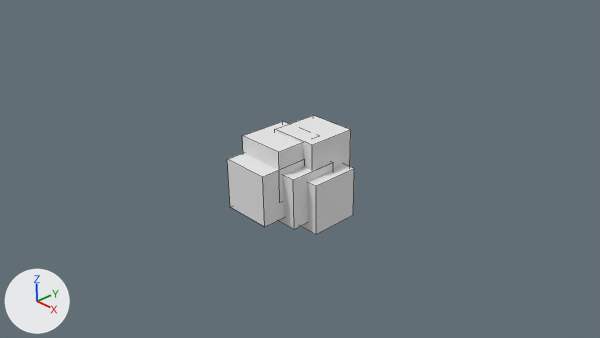
Two versions of the Blender file Assets/NeilsStuff/models/crystal.blend, one commit apart.
Both versions are drawn from the file's camera 'Camera'. Lighting does not change. The marker at lower left points along +X, +Y and +Z. Mesh edges are drawn as thin lines.

The older version as bpy lines, for what is in view:
```python
me_cube = bpy.data.meshes.new('Cube')
me_cube.from_pydata(...)  # a box spanning x -1.0..1.0, y -1.0..1.0, z -1.0..1.0
me_cube.materials.append(mat_material)  # white #e7e7e7
me_cube_001 = bpy.data.meshes.new('Cube.001')
me_cube_001.from_pydata(...)  # a box spanning x -1.0..1.0, y -1.0..1.0, z -1.0..1.0
me_cube_001.materials.append(mat_material)  # white #e7e7e7
me_cube_002 = bpy.data.meshes.new('Cube.002')
me_cube_002.from_pydata(...)  # a box spanning x -1.0..1.0, y -1.0..1.0, z -1.0..1.0
me_cube_002.materials.append(mat_material)  # white #e7e7e7
me_cube_003 = bpy.data.meshes.new('Cube.003')
me_cube_003.from_pydata(...)  # a box spanning x -1.0..1.0, y -1.0..1.0, z -1.0..1.0
me_cube_003.materials.append(mat_material)  # white #e7e7e7
me_cube_004 = bpy.data.meshes.new('Cube.004')
me_cube_004.from_pydata(...)  # a box spanning x -1.0..1.0, y -1.0..1.0, z -1.0..1.0
me_cube_004.materials.append(mat_material)  # white #e7e7e7
ob_cube = bpy.data.objects.new('Cube', me_cube)
ob_cube.location = (0.22, -0.48, 0.4)
ob_cube.scale = (0.439, 0.439, 0.439)
ob_cube_001 = bpy.data.objects.new('Cube.001', me_cube_001)
ob_cube_001.location = (0.21, -0.14, 0.69)
ob_cube_001.scale = (0.439, 0.439, 0.439)
ob_cube_002 = bpy.data.objects.new('Cube.002', me_cube_002)
ob_cube_002.location = (0.42, 0.37, 0.72)
ob_cube_002.scale = (0.439, 0.439, 0.439)
ob_cube_003 = bpy.data.objects.new('Cube.003', me_cube_003)
ob_cube_003.location = (0.46, -0.07, 0.28)
ob_cube_003.scale = (0.439, 0.439, 0.439)
ob_cube_004 = bpy.data.objects.new('Cube.004', me_cube_004)
ob_cube_004.location = (0.66, 0.21, 0.15)
ob_cube_004.scale = (0.439, 0.439, 0.439)
```
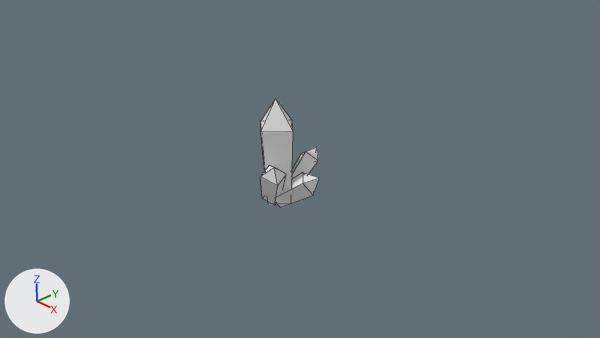
Commit message: made a model for the crystals

Boxes [x1, y1, x2, y2] around the edits, measured in the pictures (600 x 338 px):
'Cube.003', reshaped, moved, turned, rescaled
    before: [278, 162, 333, 229]
    after: [261, 99, 293, 204]
'Cube', deleted
    before: [227, 153, 304, 227]
'Cube.002', reshaped, moved, turned, rescaled
    before: [275, 115, 351, 170]
    after: [277, 172, 319, 207]
'Cube.004', reshaped, moved, turned, rescaled (not visible afterwards)
    before: [301, 164, 354, 234]
'Cube.001', reshaped, moved, turned, rescaled
    before: [242, 122, 303, 170]
    after: [261, 166, 286, 205]
'Cube.000', added
    after: [292, 147, 318, 178]

The change, as a diff of the scene's bpy script:
```diff
--- a/Assets/NeilsStuff/models/crystal.blend.py
+++ b/Assets/NeilsStuff/models/crystal.blend.py
@@ me_cube_004 @@
 # used by ob_cube_004; location = (0.66, 0.21, 0.15); scale = (0.439, 0.439, 0.439)
-me_cube_004.from_pydata(...)  # 8 vertices, 6 faces; spans x -1.0..1.0, y -1.0..1.0, z -1.0..1.0
+me_cube_004.from_pydata(...)  # 9 vertices, 9 faces; spans x -0.78..0.8, y -1.01..4.43, z -0.81..0.77
+# me_cube_004 part 1: the whole mesh is rebuilt
 me_cube_004.materials.append(mat_material)
@@ me_cube_003 @@
 # used by ob_cube_003; location = (0.46, -0.07, 0.28); scale = (0.439, 0.439, 0.439)
-me_cube_003.from_pydata(...)  # 8 vertices, 6 faces; spans x -1.0..1.0, y -1.0..1.0, z -1.0..1.0
+me_cube_003.from_pydata(...)  # 9 vertices, 9 faces; spans x -0.78..0.8, y -1.01..4.43, z -0.81..0.77
+# me_cube_003 part 4: the whole mesh is rebuilt
 me_cube_003.materials.append(mat_material)
@@ me_cube_002 @@
 # used by ob_cube_002; location = (0.42, 0.37, 0.72); scale = (0.439, 0.439, 0.439)
-me_cube_002.from_pydata(...)  # 8 vertices, 6 faces; spans x -1.0..1.0, y -1.0..1.0, z -1.0..1.0
+me_cube_002.from_pydata(...)  # 9 vertices, 9 faces; spans x -0.78..0.8, y -1.01..4.43, z -0.81..0.77
+# me_cube_002 part 2: the whole mesh is rebuilt
 me_cube_002.materials.append(mat_material)
@@ me_cube_001 @@
 # used by ob_cube_001; location = (0.21, -0.14, 0.69); scale = (0.439, 0.439, 0.439)
-me_cube_001.from_pydata(...)  # 8 vertices, 6 faces; spans x -1.0..1.0, y -1.0..1.0, z -1.0..1.0
+me_cube_001.from_pydata(...)  # 9 vertices, 9 faces; spans x -0.78..0.8, y -1.01..4.43, z -0.81..0.77
+# me_cube_001 part 3: the whole mesh is rebuilt
 me_cube_001.materials.append(mat_material)
@@ me_cube_005 @@
+me_cube_005.from_pydata([(0.6, -0.99, -0.6), (-0.59, -1.0, -0.59), (0.59, -1.0, 0.59), (-0.6, -1.01, 0.6), (0.8, 3.01, -0.81), (0.8, 3.02, 0.77), (-0.78, 3.01, -0.81), (-0.78, 3.01, 0.77), (0.02, 4.43, -0.03)], [], [(4, 0, 1, 6), (4, 5, 2, 0), (5, 4, 8), (0, 2, 3, 1), (1, 3, 7, 6), (5, 7, 3, 2), (7, 8, 6), (8, 4, 6), (5, 8, 7)])
+me_cube_005.materials.append(mat_material)  # white #e7e7e7
@@ ob_cube_004 @@
 ob_cube_004 = bpy.data.objects.new('Cube.004', me_cube_004)
-ob_cube_004.location = (0.66, 0.21, 0.15)
-ob_cube_004.scale = (0.439, 0.439, 0.439)
+ob_cube_004.location = (-0.19, 0.16, 0.33)
+ob_cube_004.rotation_euler = (0.802, -0.156, 0.595)  # degrees (46, -8.9, 34)
+ob_cube_004.scale = (0.205, 0.161, 0.173)
@@ ob_cube_003 @@
 ob_cube_003 = bpy.data.objects.new('Cube.003', me_cube_003)
-ob_cube_003.location = (0.46, -0.07, 0.28)
-ob_cube_003.scale = (0.439, 0.439, 0.439)
+ob_cube_003.location = (-0.01, -0.02, 0.19)
+ob_cube_003.rotation_euler = (1.58, -0.00462, -0.701)  # degrees (91, -0.3, -40)
+ob_cube_003.scale = (0.3, 0.337, 0.328)
@@ ob_cube_002 @@
 ob_cube_002 = bpy.data.objects.new('Cube.002', me_cube_002)
-ob_cube_002.location = (0.42, 0.37, 0.72)
-ob_cube_002.scale = (0.439, 0.439, 0.439)
+ob_cube_002.location = (0.11, -0.01, -0.04)
+ob_cube_002.rotation_euler = (2.043, 0.939, 1.212)  # degrees (117, 54, 69)
+ob_cube_002.scale = (0.205, 0.161, 0.173)
@@ ob_cube_001 @@
 ob_cube_001 = bpy.data.objects.new('Cube.001', me_cube_001)
-ob_cube_001.location = (0.21, -0.14, 0.69)
-ob_cube_001.scale = (0.439, 0.439, 0.439)
+ob_cube_001.location = (0.03, -0.21, 0.07)
+ob_cube_001.rotation_euler = (1.958, 0.298, 0.363)  # degrees (112, 17, 21)
+ob_cube_001.scale = (0.205, 0.161, 0.173)
@@ ob_cube @@
-ob_cube = bpy.data.objects.new('Cube', me_cube)
@@ ob_cube_000 @@
+ob_cube_000 = bpy.data.objects.new('Cube.000', me_cube_005)
+ob_cube_000.location = (0.03, 0.31, 0.11)
+ob_cube_000.rotation_euler = (0.847, -0.516, -0.497)  # degrees (49, -30, -28)
+ob_cube_000.scale = (0.205, 0.161, 0.173)
```
